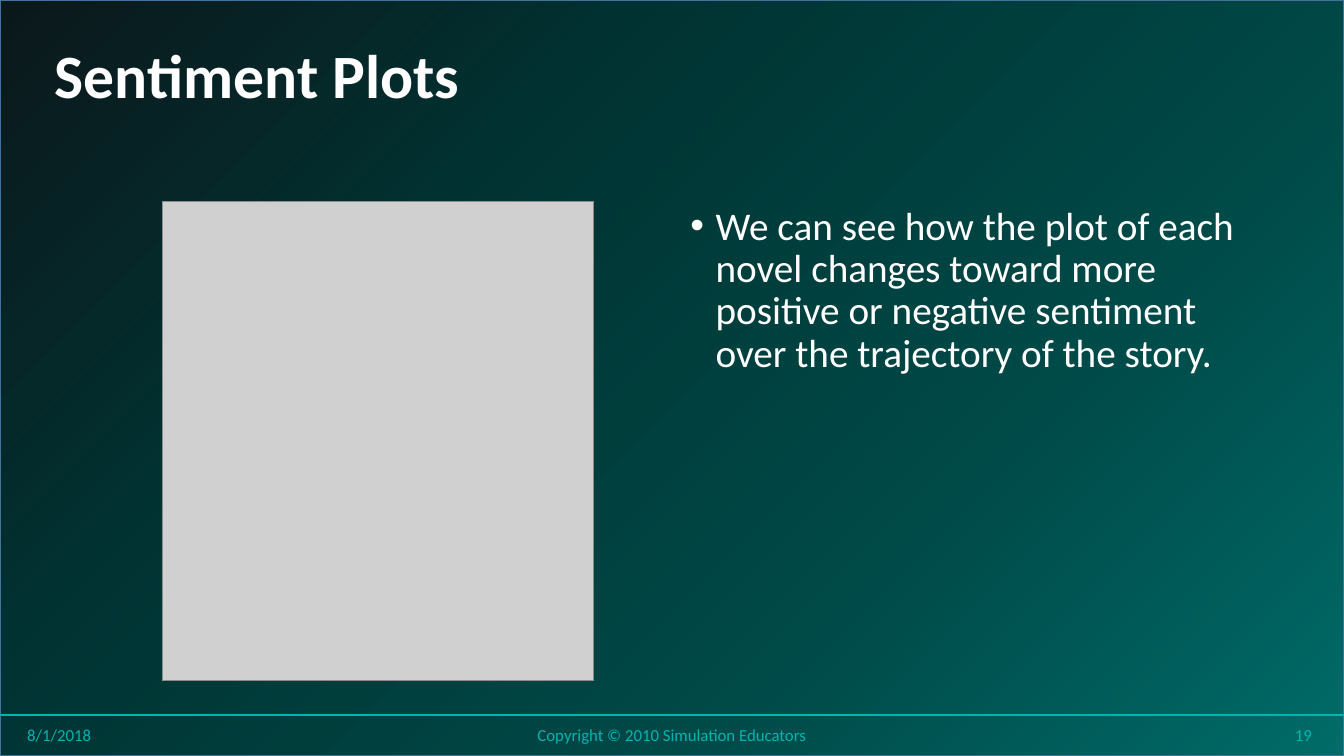
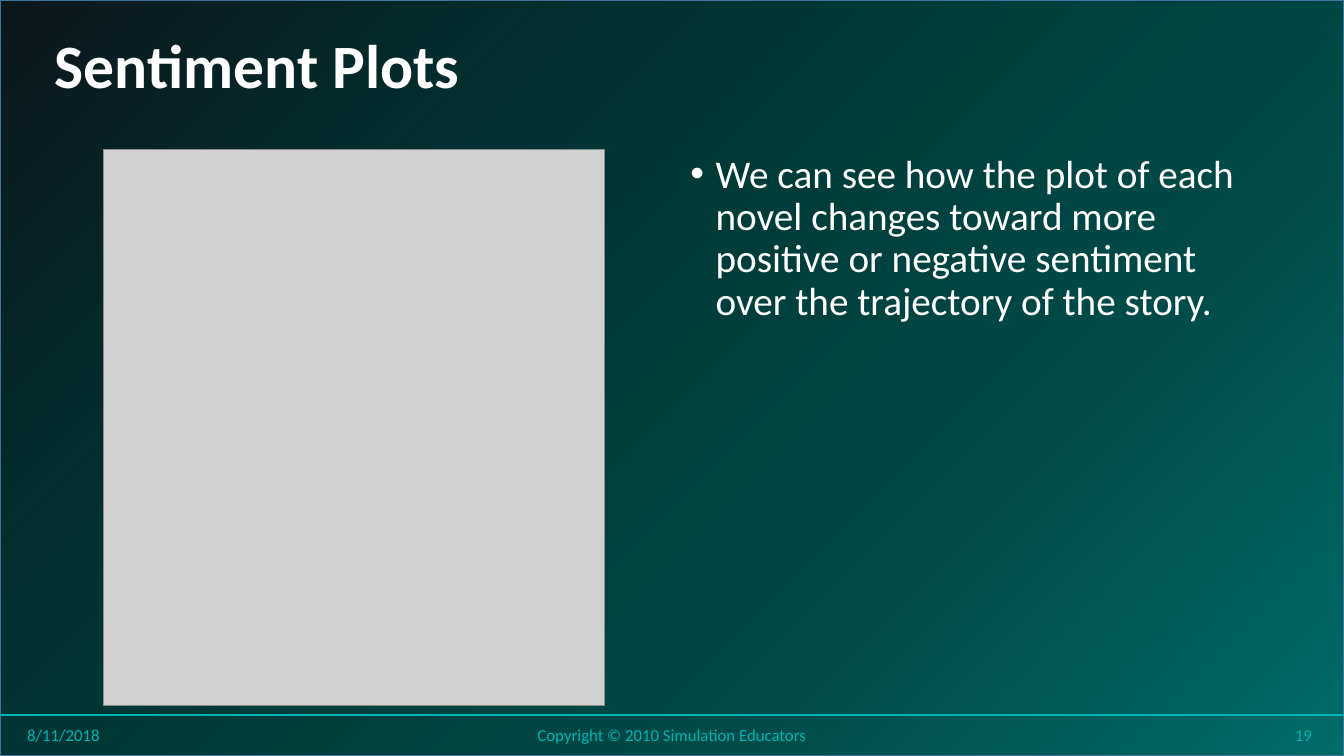
Before and after one commit to stricje1/VIT_University, a slide deck: slide 19 of Data_Analytics_2018/PPT/Lesson 21 - Data Analytics - Sentiment Modeling.pptx. Drawn at 1344x756 pixels with LibreOffice and Linux fonts; fonts in the diff are those of the drawing; grey boxes stand for pictures; background and template pictures are left out. Boxes give left, top, right and bottom in pixels: in the first picture for what was removed or moved away, otherwise in the second. Text is boxed around its words. In the diff, an @@ line names an element or a change of style, - is before the commit and + after.

```diff
--- a/Data_Analytics_2018/PPT/Lesson 21 - Data Analytics - Sentiment Modeling.pptx
+++ b/Data_Analytics_2018/PPT/Lesson 21 - Data Analytics - Sentiment Modeling.pptx
@@ title "Sentiment Plots": place and size @@
-title "Sentiment Plots" at <box>55,54,459,99</box>
+title "Sentiment Plots" at <box>55,44,459,89</box>
@@ picture: place and size @@
-picture at <box>162,202,594,682</box>
+picture at <box>104,149,605,706</box>
@@ text "We can see how the ...": place and size @@
-text "We can see how the ..." at <box>716,212,1233,374</box>
+text "We can see how the ..." at <box>716,160,1233,322</box>
@@ text at <box>27,729,99,742</box>: text changed @@
-8/1/2018
+8/11/2018
```
Also in this commit, not shown: 24 other slides changed, 2 other files.
